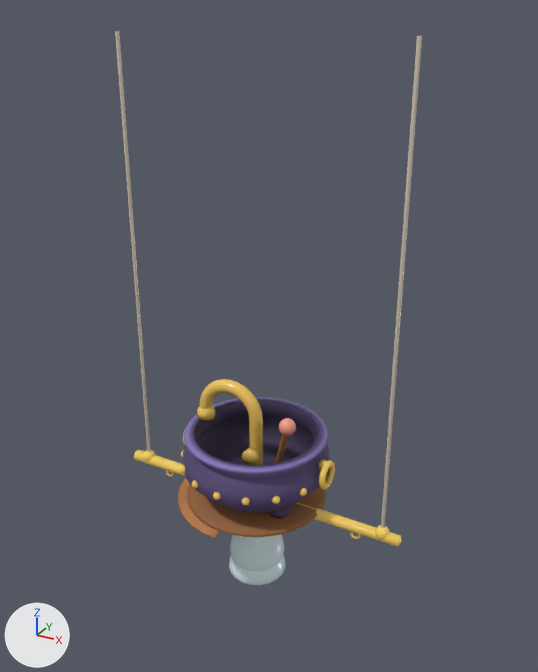
The glTF model english/play/world/assets/lab_potion.glb: old version first, new version second.
Both versions are drawn from a 50 mm camera at (2.61, -4.53, 3.75) aimed at (0.01, 0.19, 1.38). The axes (+X, +Y, +Z) are drawn at lower left. The lights are the same throughout. The first picture is the older version. Vertices at exactly the same position are counted once.

Before the edit, the objects in view are built like this:
```python
me_glass_blue = bpy.data.meshes.new('glass_blue')
me_glass_blue.from_pydata(...)  # 141 vertices, 260 faces; spans x -0.252..0.252, y -0.252..0.252, z -0.793..-0.11
me_glass_blue.materials.append(mat_lab_potion_gloss)
me_ladle = bpy.data.meshes.new('ladle')
me_ladle.from_pydata(...)  # 260 vertices, 508 faces; spans x -0.145..0.35, y -0.145..0.145, z -0.105..0.803
me_ladle.materials.append(mat_lab_potion_gloss)
me_lid = bpy.data.meshes.new('lid')
me_lid.from_pydata(...)  # 112 vertices, 220 faces; spans x -0.66..0.0, y -0.66..0.66, z 0.0..0.032
me_lid.materials.append(mat_lab_potion_matte)
me_pot = bpy.data.meshes.new('pot')
me_pot.from_pydata(...)  # 1432 vertices, 2808 faces; spans x -0.663..0.663, y -0.634..0.6, z 0.0..0.62
me_pot.materials.append(mat_lab_potion_matte)
me_rail = bpy.data.meshes.new('rail')
me_rail.from_pydata(...)  # 422 vertices, 808 faces; spans x -1.28..1.28, y -0.06..0.06, z -0.12..3.6
me_rail.materials.append(mat_lab_potion_gloss)
me_tap = bpy.data.meshes.new('tap')
me_tap.from_pydata(...)  # 318 vertices, 560 faces; spans x -0.555..0.18, y -0.177..0.177, z 0.0..1.015
me_tap.materials.append(mat_lab_potion_gloss)
ob_glass_blue = bpy.data.objects.new('glass_blue', me_glass_blue)
ob_glass_blue.location = (0.0, 0.0, 0.0)
ob_ladle = bpy.data.objects.new('ladle', me_ladle)
ob_ladle.location = (0.0, 0.0, 0.0)
ob_lid = bpy.data.objects.new('lid', me_lid)
ob_lid.location = (0.0, 0.0, 0.0)
ob_pot = bpy.data.objects.new('pot', me_pot)
ob_pot.location = (0.0, 0.0, 0.0)
ob_rail = bpy.data.objects.new('rail', me_rail)
ob_rail.location = (0.0, 0.0, 0.0)
ob_tap = bpy.data.objects.new('tap', me_tap)
ob_tap.location = (0.0, 0.0, 0.0)
# also in view: 'glass_red' at (0.0, 0.0, -0.43)
```
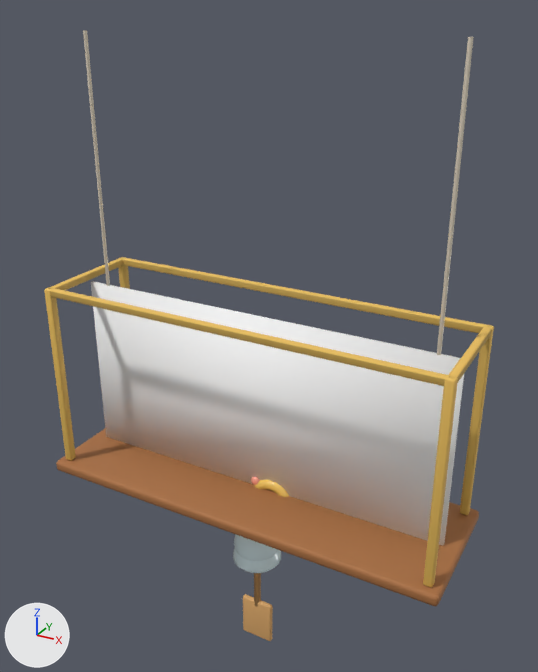
Pixel boxes [x1, y1, x2, y2] of what changed, in the pictures (538 x 672 px; the box of a moved part takes in the faces that stretch with it):
'backlight', added: after [91, 281, 464, 546]
'tank', added (brown): after [44, 257, 494, 606]
'pot', deleted (purple): before [180, 397, 335, 537]
'rail', reshaped: before [115, 31, 422, 547]; after [83, 30, 474, 355]
'tap', deleted (orange): before [197, 379, 263, 465]
'paddle', added (brown): after [243, 573, 273, 641]
'lid', deleted (brown): before [178, 478, 220, 539]
'ladle', deleted (beige): before [275, 418, 296, 463]
'pipe', added: after [254, 480, 289, 497]
part 1 of me_rail, moved or reshaped (not visible afterwards): before [134, 449, 402, 547]
part 2 of me_rail, moved or reshaped: before [115, 31, 151, 452]; after [83, 30, 110, 286]
part 3 of me_rail, moved or reshaped (not visible afterwards): before [143, 450, 155, 461]
part 4 of me_rail, moved or reshaped (not visible afterwards): before [375, 525, 388, 539]
part 5 of me_rail, moved or reshaped: before [381, 36, 422, 528]; after [437, 37, 474, 355]
part 6 of me_rail, moved or reshaped (not visible afterwards): before [350, 531, 361, 539]

What changed in the scene script:
```text
Change me_rail:
    used by ob_rail; location = (0.0, 0.0, 0.0)
    remove me_rail.from_pydata(...)  # 422 vertices, 808 faces; spans x -1.28..1.28, y -0.06..0.06, z -0.12..3.6
    add me_rail.from_pydata(...)  # 422 vertices, 808 faces; spans x -1.5..1.5, y -0.06..0.06, z -0.12..3.6
    me_rail part 1: the loose piece of 26 vertices spanning x -1.28..1.28, y -0.05..0.05, z -0.05..0.05 is scaled about its middle by (1.17, 1, 1)
    me_rail part 2: the loose piece of 12 vertices spanning x -1.14..-1.1, y -0.01..0.01, z 0.03..3.6 is moved by (-0.3, 0.0, 0.0)
    me_rail part 3: the loose piece of 42 vertices spanning x -1.17..-1.07, y -0.06..0.06, z -0.03..0.09 is moved by (-0.3, 0.0, 0.0)
    me_rail part 4: the loose piece of 42 vertices spanning x 1.07..1.17, y -0.06..0.06, z -0.03..0.09 is moved by (0.3, 0.0, 0.0)
    me_rail part 5: the loose piece of 12 vertices spanning x 1.1..1.14, y -0.01..0.01, z 0.03..3.6 is moved by (0.3, 0.0, 0.0)
    me_rail part 6: the loose piece of 72 vertices spanning x 0.85..0.95, y -0.01..0.01, z -0.12..-0.02 is moved by (0.15, 0.0, 0.0)
    other edits to the shape of me_rail do not show in these pictures
Add me_tank:
    me_tank.from_pydata(...)  # 864 vertices, 1692 faces; spans x -1.73..1.73, y -0.56..0.56, z 0.0..1.7
    me_tank.materials.append(mat_lab_potion_matte)
Add me_pipe:
    me_pipe.from_pydata(...)  # 230 vertices, 392 faces; spans x -0.065..0.363, y -0.067..0.067, z -0.39..0.2
    me_pipe.materials.append(mat_lab_potion_gloss)
Add me_paddle:
    me_paddle.from_pydata(...)  # 170 vertices, 328 faces; spans x -0.15..0.15, y -0.05..0.05, z -1.57..0.08
    me_paddle.materials.append(mat_lab_potion_matte)
Add me_backlight:
    me_backlight.from_pydata(...)  # a box spanning x -1.6..1.6, y -0.02..0.02, z 0.1..1.62
    me_backlight.materials.append(mat_lab_potion_matte)
Remove ob_ladle:
    ob_ladle = bpy.data.objects.new('ladle', me_ladle)
    ob_ladle.location = (0.0, 0.0, 0.0)
Remove ob_lid:
    ob_lid = bpy.data.objects.new('lid', me_lid)
    ob_lid.location = (0.0, 0.0, 0.0)
Remove ob_pot:
    ob_pot = bpy.data.objects.new('pot', me_pot)
    ob_pot.location = (0.0, 0.0, 0.0)
Remove ob_tap:
    ob_tap = bpy.data.objects.new('tap', me_tap)
    ob_tap.location = (0.0, 0.0, 0.0)
Add ob_tank:
    ob_tank = bpy.data.objects.new('tank', me_tank)
    ob_tank.location = (0.0, 0.0, 0.0)
Add ob_pipe:
    ob_pipe = bpy.data.objects.new('pipe', me_pipe)
    ob_pipe.location = (0.0, 0.0, 0.0)
Add ob_paddle:
    ob_paddle = bpy.data.objects.new('paddle', me_paddle)
    ob_paddle.location = (0.0, 0.0, 0.0)
Add ob_backlight:
    ob_backlight = bpy.data.objects.new('backlight', me_backlight)
    ob_backlight.location = (0.0, 0.0, 0.0)
```
